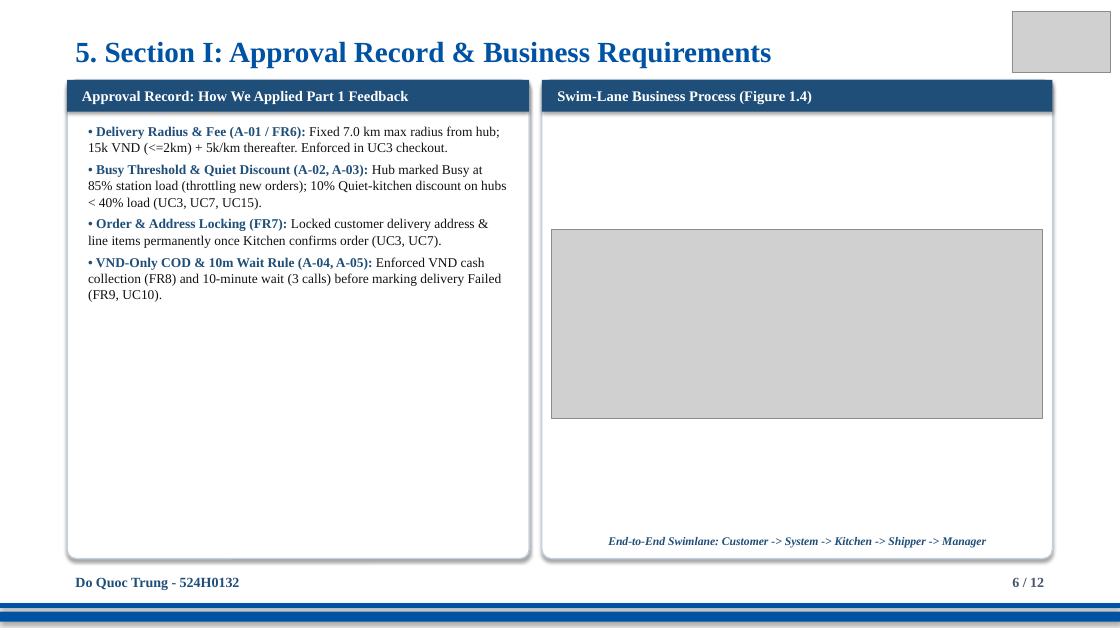
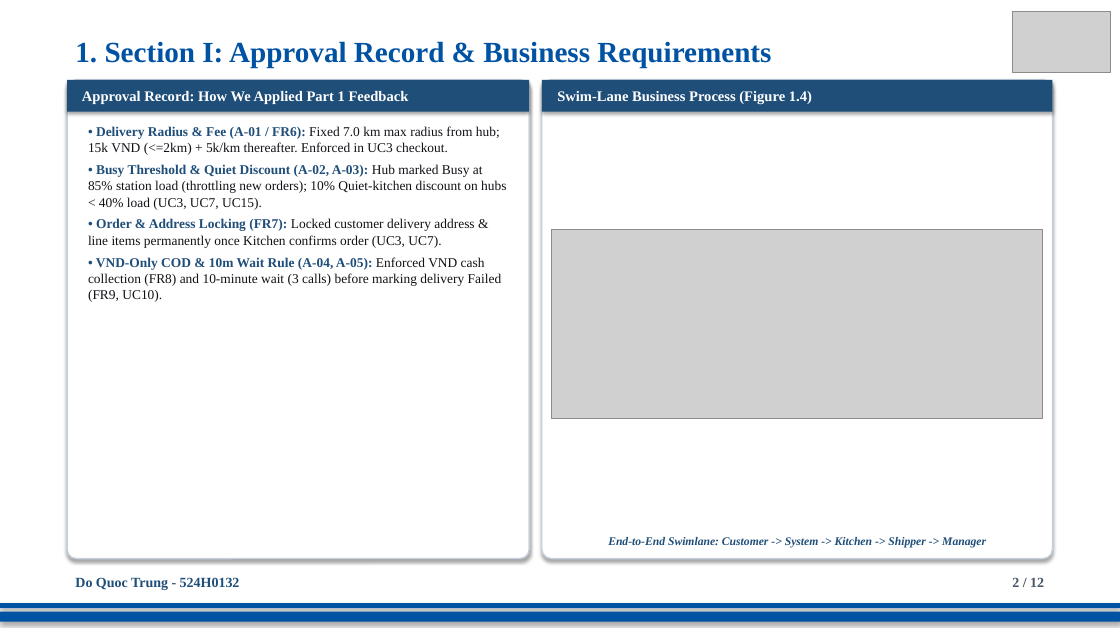
Before and after one commit to DoQuocTrung06/SaigonBite-RAD-TeamF10, a slide deck: slide 2 of Part_2/TeamF10_Presentation_for_SaigonBite.pptx (slide 6 before the commit). Drawn at 1120x630 pixels with LibreOffice and Linux fonts; fonts in the diff are those of the drawing; grey boxes stand for pictures. Boxes give left, top, right and bottom in pixels: in the first picture for what was removed or moved away, otherwise in the second. Text is boxed around its words. In the diff, an @@ line names an element or a change of style, - is before the commit and + after.

```diff
--- a/Part_2/TeamF10_Presentation_for_SaigonBite.pptx
+++ b/Part_2/TeamF10_Presentation_for_SaigonBite.pptx
@@ text at <box>75,41,771,68</box>: text changed @@
-5. Section I: Approval Record & Business Requirements
+1. Section I: Approval Record & Business Requirements
@@ text at <box>1012,577,1044,587</box>: text changed @@
-6 / 12
+2 / 12
```
Also in this commit, not shown: 7 other slides changed.
